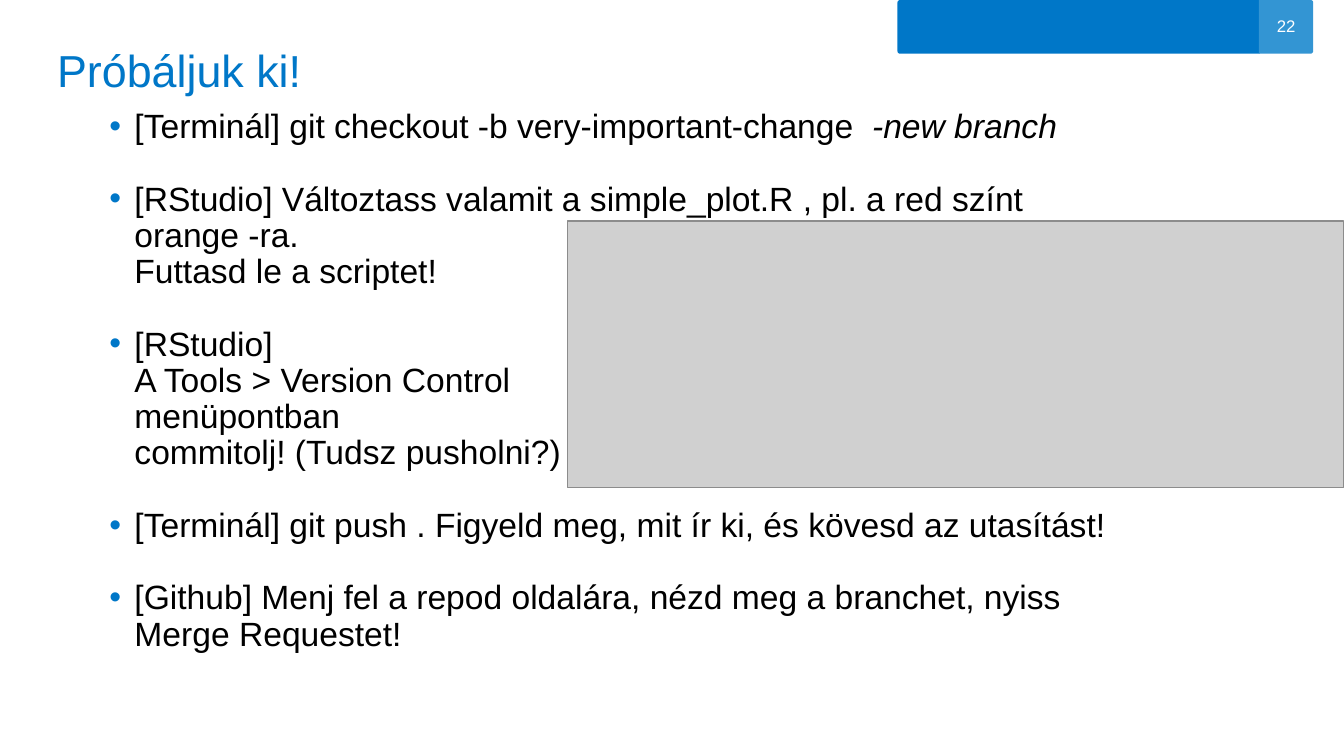
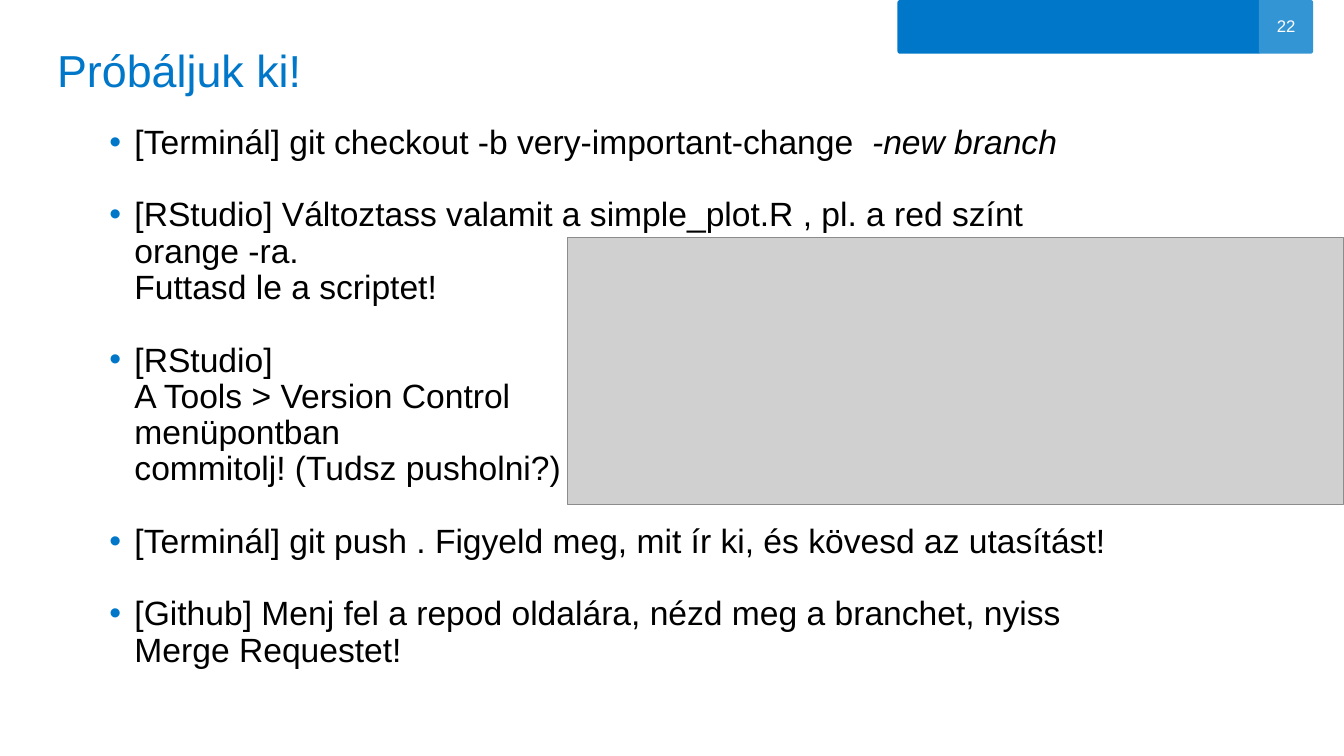
Before and after one commit to oerika1988/aegon-git-tutorial, a slide deck: slide 22 of GIT.pptx. Drawn at 1344x756 pixels with LibreOffice and Linux fonts; fonts in the diff are those of the drawing; grey boxes stand for pictures; background and template pictures are left out. Boxes give left, top, right and bottom in pixels: in the first picture for what was removed or moved away, otherwise in the second. Text is boxed around its words. In the diff, an @@ line names an element or a change of style, - is before the commit and + after.

```diff
--- a/GIT.pptx
+++ b/GIT.pptx
@@ text "[Terminál] git checkout -b very-important-change ...": place and size @@
-text "[Terminál] git checkout -b very-important-change ..." at <box>134,113,1105,653</box>
+text "[Terminál] git checkout -b very-important-change ..." at <box>134,129,1105,669</box>
@@ picture: place and size @@
-picture at <box>568,221,1344,488</box>
+picture at <box>568,238,1344,505</box>
```
Also in this commit, not shown: 8 other slides changed.
